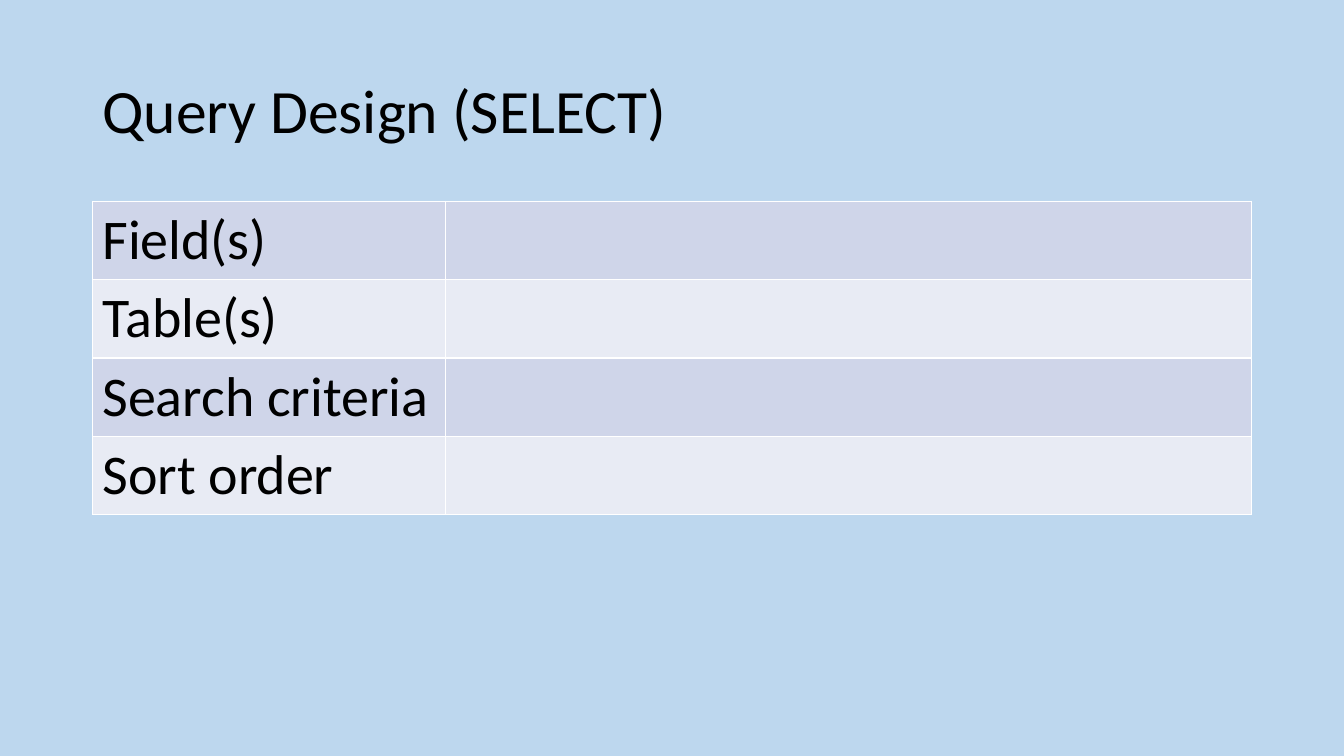
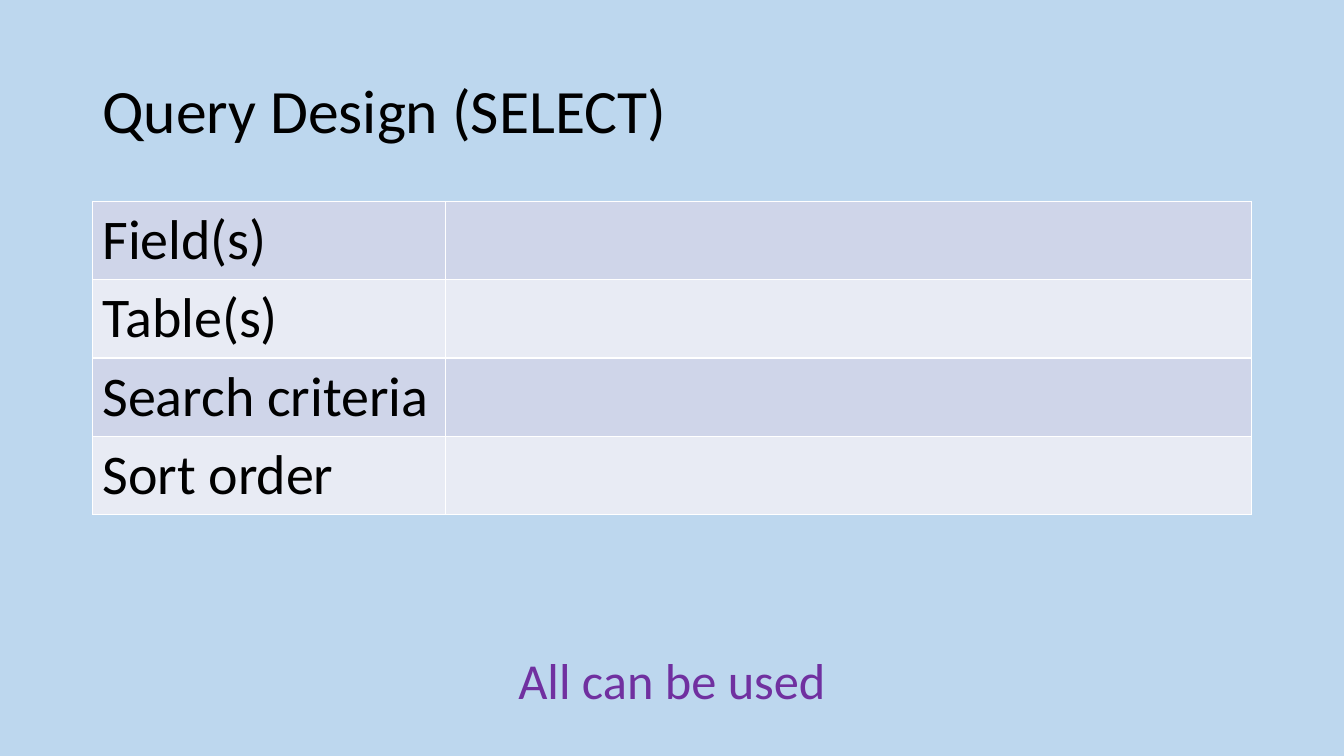
Before and after one commit to MrFriendCS/MrFriendCS.github.io, a slide deck: slide 210 of n5-cs/ddd/N5 CS DDD Slides.pptx. Drawn at 1344x756 pixels with LibreOffice and Linux fonts; fonts in the diff are those of the drawing. Boxes give left, top, right and bottom in pixels: in the first picture for what was removed or moved away, otherwise in the second. Text is boxed around its words. In the diff, an @@ line names an element or a change of style, - is before the commit and + after.

```diff
--- a/n5-cs/ddd/N5 CS DDD Slides.pptx
+++ b/n5-cs/ddd/N5 CS DDD Slides.pptx
@@ text added at [518,664,826,700], 36 pt, text #7030A0 @@
+All can be used
```
Also in this commit, not shown: 2 other slides changed, 1 slide added, 12 other files.
